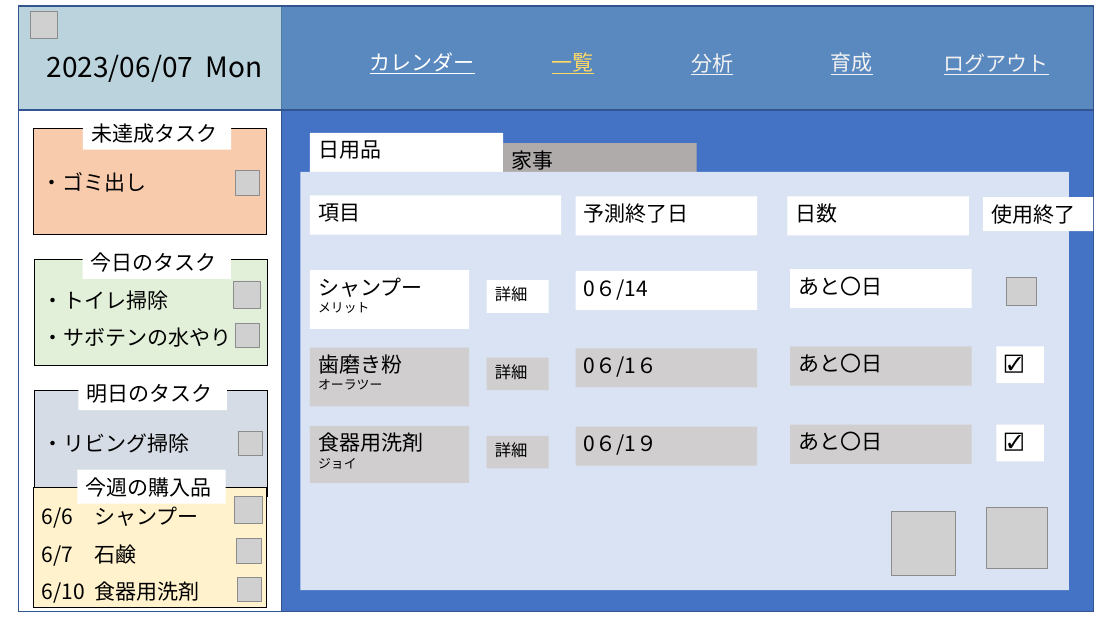
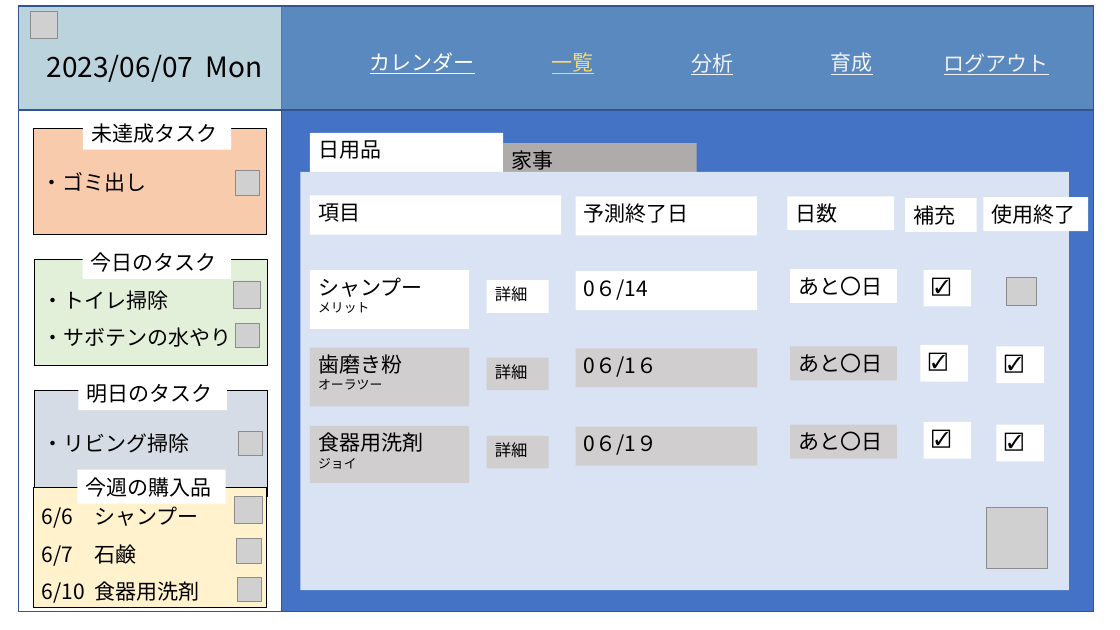
Before and after one commit to dojo2023/A-5, a slide deck: slide 11 of doc/外部設計_プレゼン.pptx. Drawn at 1120x630 pixels with LibreOffice and Linux fonts; fonts in the diff are those of the drawing; grey boxes stand for pictures. Boxes give left, top, right and bottom in pixels: in the first picture for what was removed or moved away, otherwise in the second. Text is boxed around its words. In the diff, an @@ line names an element or a change of style, - is before the commit and + after.

```diff
--- a/doc/外部設計_プレゼン.pptx
+++ b/doc/外部設計_プレゼン.pptx
@@ rectangle "日数": place and size @@
-rectangle "日数" at box(787, 197, 969, 236)
+rectangle "日数" at box(787, 197, 894, 230)
@@ rectangle added at box(905, 198, 976, 232), fill #FFFFFF, 18 pt, text #000000 @@
+補充
@@ rectangle "使用終了": place and size @@
-rectangle "使用終了" at box(984, 197, 1094, 231)
+rectangle "使用終了" at box(984, 197, 1089, 231)
@@ rectangle "あと〇日": place and size @@
-rectangle "あと〇日" at box(791, 269, 972, 308)
+rectangle "あと〇日" at box(791, 269, 897, 302)
@@ rectangle added at box(924, 270, 972, 307), fill #FFFFFF, 16 pt, text #000000 @@
+☑
@@ rectangle "あと〇日": place and size @@
-rectangle "あと〇日" at box(791, 346, 972, 386)
+rectangle "あと〇日" at box(791, 346, 897, 380)
@@ rectangle added at box(921, 345, 969, 382), fill #FFFFFF, 16 pt, text #000000 @@
+☑
@@ rectangle "あと〇日": place and size @@
-rectangle "あと〇日" at box(791, 425, 972, 465)
+rectangle "あと〇日" at box(791, 425, 897, 459)
@@ rectangle added at box(924, 422, 972, 459), fill #FFFFFF, 16 pt, text #000000 @@
+☑
@@ picture removed at box(891, 512, 956, 576) @@
```
Also in this commit, not shown: 6 other slides changed, 6 slides added.
